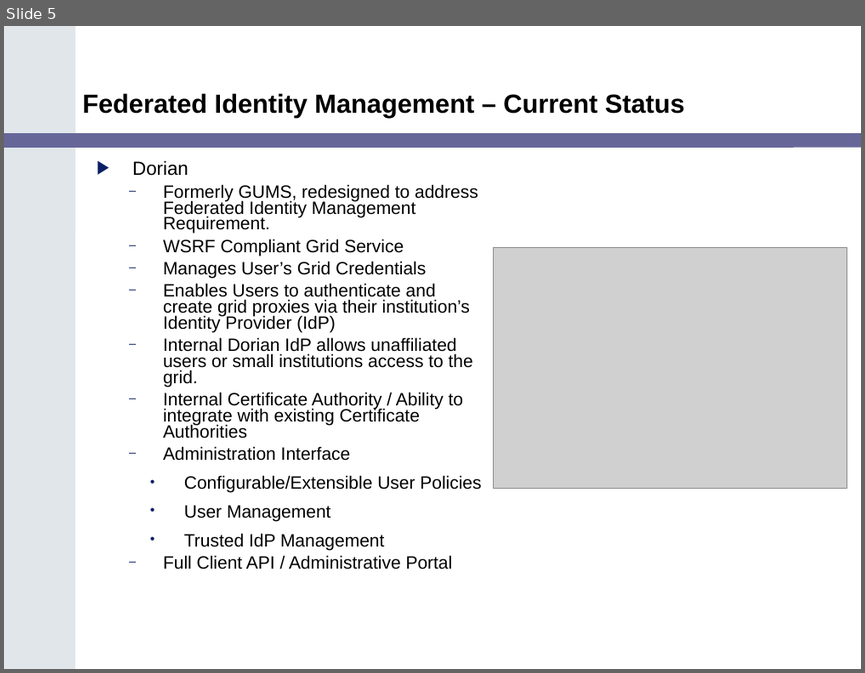
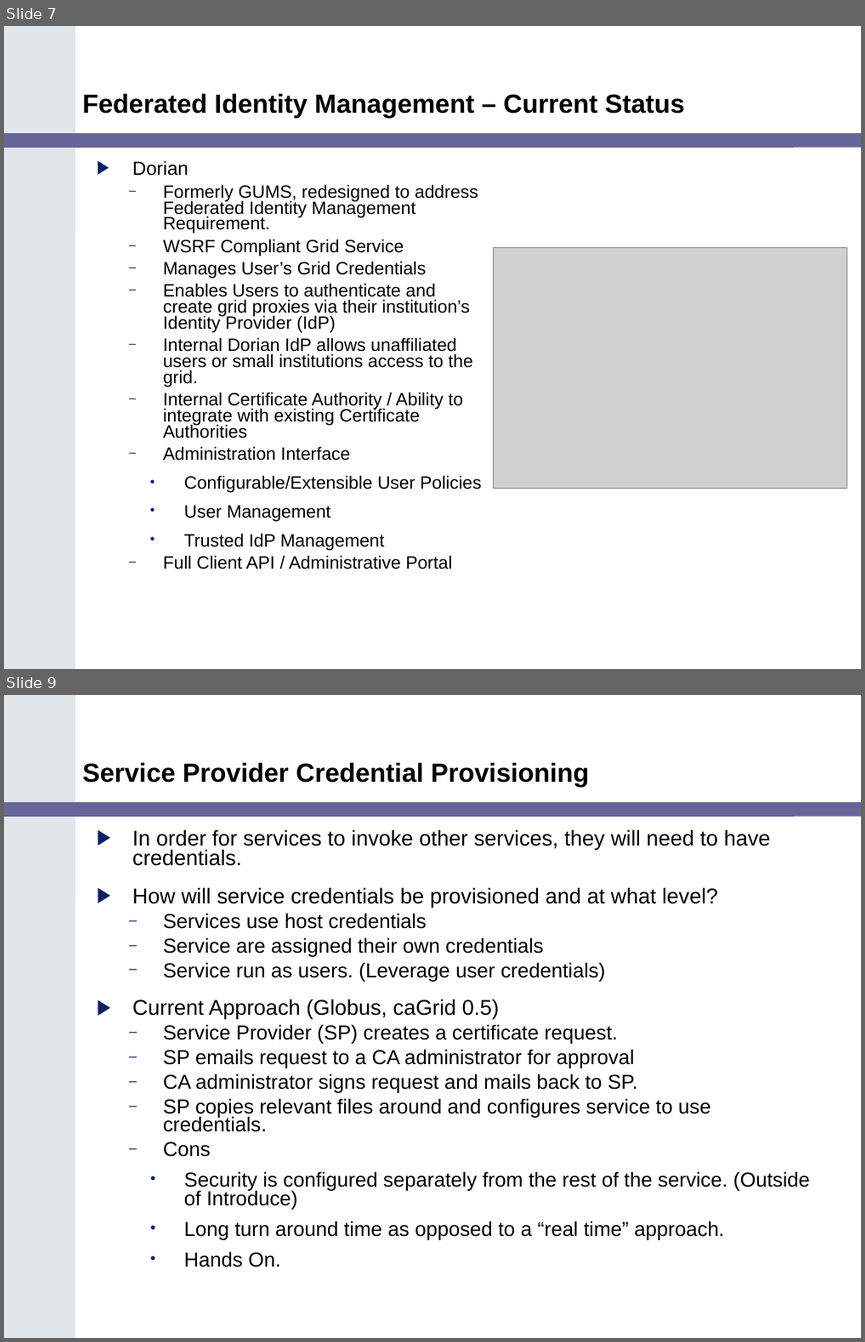
Before and after one commit to NCIP/cagrid-portal, a slide deck: cagrid-1-0/Documentation/presentations/200602_VCDE_ARCH/caGrid_Security_Arch_VCDE_Feb2.ppt. Shown one above the other, each under a label of ours: slide 5 before the commit, slides 7 and 9 after it; the slides between them are not shown. The pictures are 865x673 and 865x1342 pixels, drawn with LibreOffice and Linux fonts; fonts in the diff are those of the drawing; grey boxes stand for pictures; background and template pictures are left out. Boxes give left, top, right and bottom in pixels: in the first picture for what was removed or moved away, otherwise in the second. Text is boxed around its words. In the diff, an @@ line names an element or a change of style, - is before the commit and + after.

```diff
--- a/cagrid-1-0/Documentation/presentations/200602_VCDE_ARCH/caGrid_Security_Arch_VCDE_Feb2.ppt
+++ b/cagrid-1-0/Documentation/presentations/200602_VCDE_ARCH/caGrid_Security_Arch_VCDE_Feb2.ppt
@@ slide 9 added at <box>4,695,861,1338</box>, background #FFFFFF; not listed: 2 template elements that a slide beside it also shows @@
@@ title added at <box>82,762,589,787</box>, 22 pt, text #000000, bold @@
+Service Provider Credential Provisioning
@@ text added at <box>132,829,810,1267</box>, 17 pt, text #000000 @@
+▶ In order for services to invoke other services, they will need to have credentials.
+▶ How will service credentials be provisioned and at what level?
+  – Services use host credentials
+  – Service are assigned their own credentials
+  – Service run as users. (Leverage user credentials)
+▶ Current Approach (Globus, caGrid 0.5)
+  – Service Provider (SP) creates a certificate request.
+  – SP emails request to a CA administrator for approval
+  – CA administrator signs request and mails back to SP.
+  – SP copies relevant files around and configures service to use credentials.
+  – Cons
+    • Security is configured separately from the rest of the service. (Outside of Introduce)
+    • Long turn around time as opposed to a “real time” approach.
+    • Hands On.
@@ what was slide 5 is now slide 7 @@
```
Also in this commit, not shown: 6 slides changed, 10 other slides added, 1 slide removed.
